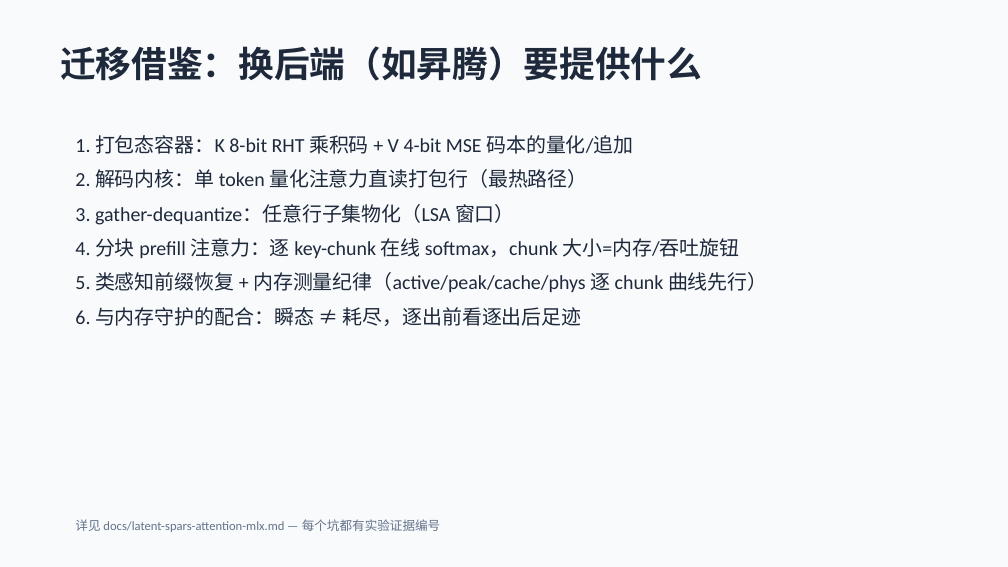
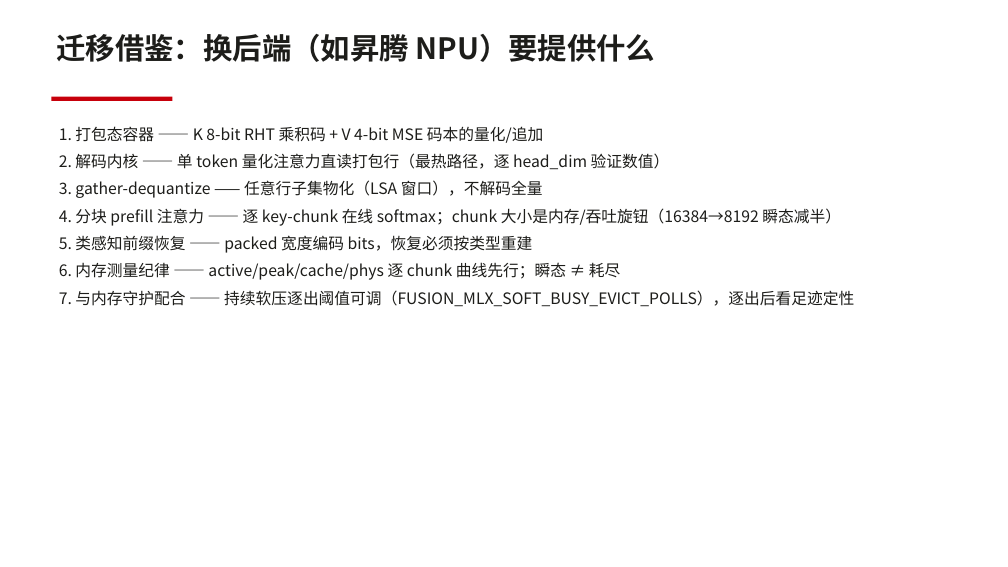
Before and after one commit to dahai80/fusion-lsa, a slide deck: slide 16 of docs/latent-spars-attention-mlx.pptx (slide 8 before the commit). Drawn at 1008x567 pixels with LibreOffice and Linux fonts; fonts in the diff are those of the drawing. Boxes give left, top, right and bottom in pixels: in the first picture for what was removed or moved away, otherwise in the second. Text is boxed around its words. In the diff, an @@ line names an element or a change of style, - is before the commit and + after.

```diff
--- a/docs/latent-spars-attention-mlx.pptx
+++ b/docs/latent-spars-attention-mlx.pptx
@@ rectangle removed at (0,0,1008,567) @@
@@ text at (57,34,656,62): text changed; size 34 to 28 pt; font Calibri to Noto Sans CJK SC; text colour #1E293B to #1D1D1A @@
-迁移借鉴：换后端（如昇腾）要提供什么
+迁移借鉴：换后端（如昇腾 NPU）要提供什么
@@ rectangle added at (51,97,172,101), fill #C7000B @@
@@ text at (59,126,854,307): text changed; size 19 to 15 pt; font Calibri to Noto Sans CJK SC; text colour #1E293B to #1D1D1A @@
-1. 打包态容器：K 8-bit RHT 乘积码 + V 4-bit MSE 码本的量化/追加
-2. 解码内核：单 token 量化注意力直读打包行（最热路径）
-3. gather-dequantize：任意行子集物化（LSA 窗口）
-4. 分块 prefill 注意力：逐 key-chunk 在线 softmax，chunk 大小=内存/吞吐旋钮
-5. 类感知前缀恢复 + 内存测量纪律（active/peak/cache/phys 逐 chunk 曲线先行）
-6. 与内存守护的配合：瞬态 ≠ 耗尽，逐出前看逐出后足迹
+1. 打包态容器 —— K 8-bit RHT 乘积码 + V 4-bit MSE 码本的量化/追加
+2. 解码内核 —— 单 token 量化注意力直读打包行（最热路径，逐 head_dim 验证数值）
+3. gather-dequantize —— 任意行子集物化（LSA 窗口），不解码全量
+4. 分块 prefill 注意力 —— 逐 key-chunk 在线 softmax；chunk 大小是内存/吞吐旋钮（16384→8192 瞬态减半）
+5. 类感知前缀恢复 —— packed 宽度编码 bits，恢复必须按类型重建
+6. 内存测量纪律 —— active/peak/cache/phys 逐 chunk 曲线先行；瞬态 ≠ 耗尽
+7. 与内存守护配合 —— 持续软压逐出阈值可调（FUSION_MLX_SOFT_BUSY_EVICT_POLLS），逐出后看足迹定性
@@ text removed at (75,519,440,532) @@
-详见 docs/latent-spars-attention-mlx.md — 每个坑都有实验证据编号
```
Also in this commit, not shown: 5 other slides changed, 11 slides added, 3 slides removed.
